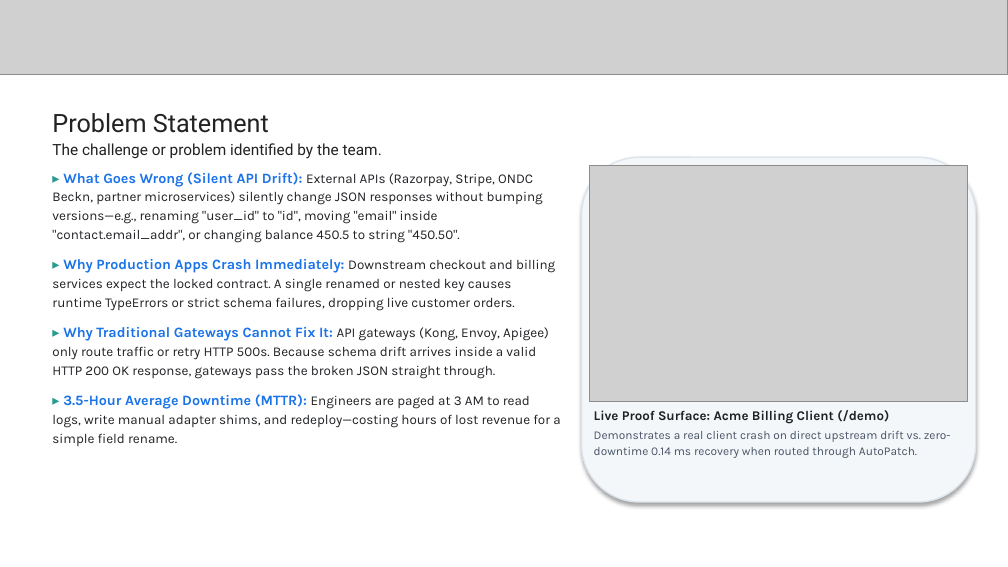
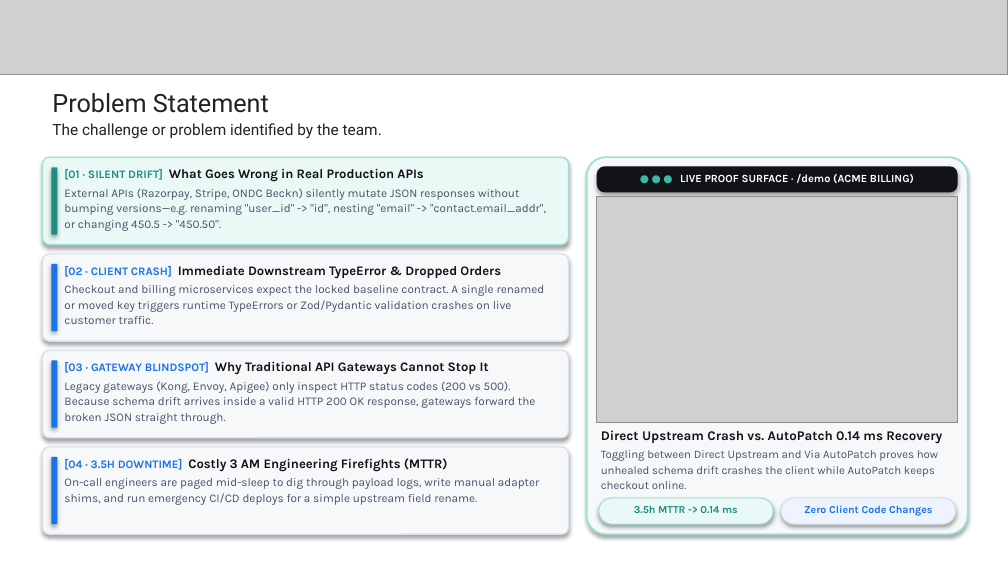
Before and after one commit to Asqi06/Buildathon, a slide deck: slide 3 of Startup_Buildathon_Coders_of_Bharat_AutoPatch.pptx. Drawn at 1008x567 pixels with LibreOffice and Linux fonts; fonts in the diff are those of the drawing; grey boxes stand for pictures. Boxes give left, top, right and bottom in pixels: in the first picture for what was removed or moved away, otherwise in the second. Text is boxed around its words. In the diff, an @@ line names an element or a change of style, - is before the commit and + after.

Commit message:
fix(vercel): resolve TS2688 node types build error, add serverless api entrypoint, and overhaul pitch deck layout

```diff
--- a/Startup_Buildathon_Coders_of_Bharat_AutoPatch.pptx
+++ b/Startup_Buildathon_Coders_of_Bharat_AutoPatch.pptx
@@ text "Problem Statement The challenge or ..." moved from (x1=52, y1=113, x2=382, y2=159) to (x1=52, y1=93, x2=382, y2=139) @@
@@ rounded rectangle added at (x1=42, y1=157, x2=569, y2=245), fill #EAF8F6, outline #9EDFD7 1 pt @@
@@ rounded rectangle added at (x1=51, y1=167, x2=57, y2=235), fill #1E8E83 @@
@@ text removed at (x1=52, y1=172, x2=560, y2=446) @@
-▸ What Goes Wrong (Silent API Drift): External APIs (Razorpay, Stripe, ONDC Beckn, partner microservices) silently change JSON responses without bumping versions—e.g., renaming "user_id" to "id", moving "email" inside "contact.email_addr", or changing balance 450.5 to string "450.50".
-▸ Why Production Apps Crash Immediately: Downstream checkout and billing services expect the locked contract. A single renamed or nested key causes runtime TypeErrors or strict schema failures, dropping live customer orders.
-▸ Why Traditional Gateways Cannot Fix It: API gateways (Kong, Envoy, Apigee) only route traffic or retry HTTP 500s. Because schema drift arrives inside a valid HTTP 200 OK response, gateways pass the broken JSON straight through.
-▸ 3.5-Hour Average Downtime (MTTR): Engineers are paged at 3 AM to read logs, write manual adapter shims, and redeploy—costing hours of lost revenue for a simple field rename.
@@ text added at (x1=64, y1=169, x2=546, y2=231), 8.4 pt, text #475467 @@
+[01 · SILENT DRIFT] What Goes Wrong in Real Production APIs
+External APIs (Razorpay, Stripe, ONDC Beckn) silently mutate JSON responses without bumping versions—e.g. renaming "user_id" -> "id", nesting "email" -> "contact.email_addr", or changing 450.5 -> "450.50".
@@ rounded rectangle resized from (x1=582, y1=157, x2=976, y2=502) to (x1=587, y1=157, x2=968, y2=534) @@
@@ rounded rectangle at (x1=587, y1=157, x2=968, y2=534): fill #F4F7F9 to #F6F8FA; outline #DCE4EC 1 pt to #9EDFD7 1.25 pt; proportions changed @@
@@ rounded rectangle added at (x1=597, y1=166, x2=958, y2=193), fill #111317, 7.8 pt, text #FFFFFF, bold @@
+● ● ● LIVE PROOF SURFACE · /demo (ACME BILLING)
@@ picture resized from (x1=590, y1=165, x2=968, y2=401) to (x1=597, y1=197, x2=958, y2=422) @@
@@ rounded rectangle added at (x1=42, y1=254, x2=569, y2=342), fill #F6F8FA, outline #D8E2EB 1 pt @@
@@ rounded rectangle added at (x1=51, y1=264, x2=57, y2=332), fill #1A73E8 @@
@@ text added at (x1=64, y1=266, x2=545, y2=324), 8.4 pt, text #475467 @@
+[02 · CLIENT CRASH] Immediate Downstream TypeError & Dropped Orders
+Checkout and billing microservices expect the locked baseline contract. A single renamed or moved key triggers runtime TypeErrors or Zod/Pydantic validation crashes on live customer traffic.
@@ rounded rectangle added at (x1=42, y1=351, x2=569, y2=438), fill #F6F8FA, outline #D8E2EB 1 pt @@
@@ rounded rectangle added at (x1=51, y1=361, x2=57, y2=428), fill #1A73E8 @@
@@ text added at (x1=64, y1=362, x2=536, y2=424), 8.4 pt, text #475467 @@
+[03 · GATEWAY BLINDSPOT] Why Traditional API Gateways Cannot Stop It
+Legacy gateways (Kong, Envoy, Apigee) only inspect HTTP status codes (200 vs 500). Because schema drift arrives inside a valid HTTP 200 OK response, gateways forward the broken JSON straight through.
@@ rounded rectangle added at (x1=42, y1=447, x2=569, y2=534), fill #F6F8FA, outline #D8E2EB 1 pt @@
@@ text at (x1=601, y1=430, x2=942, y2=489): text changed; size 8.5 to 8.2 pt @@
-Live Proof Surface: Acme Billing Client (/demo)
-Demonstrates a real client crash on direct upstream drift vs. zero-downtime 0.14 ms recovery when routed through AutoPatch.
+Direct Upstream Crash vs. AutoPatch 0.14 ms Recovery
+Toggling between Direct Upstream and Via AutoPatch proves how unhealed schema drift crashes the client while AutoPatch keeps checkout online.
@@ rounded rectangle added at (x1=51, y1=457, x2=57, y2=524), fill #1A73E8 @@
@@ text added at (x1=64, y1=458, x2=539, y2=505), 8.4 pt, text #475467 @@
+[04 · 3.5H DOWNTIME] Costly 3 AM Engineering Firefights (MTTR)
+On-call engineers are paged mid-sleep to dig through payload logs, write manual adapter shims, and run emergency CI/CD deploys for a simple upstream field rename.
@@ rounded rectangle added at (x1=599, y1=498, x2=773, y2=524), fill #EAF8F6, outline #9EDFD7 0.75 pt, 7.6 pt, text #1E8E83, bold @@
+3.5h MTTR -> 0.14 ms
@@ rounded rectangle added at (x1=781, y1=498, x2=956, y2=524), fill #EEF4FE, outline #D8E2EB 0.75 pt, 7.6 pt, text #1A73E8, bold @@
+Zero Client Code Changes
```
Also in this commit, not shown: 6 other slides changed, 10 other files.
